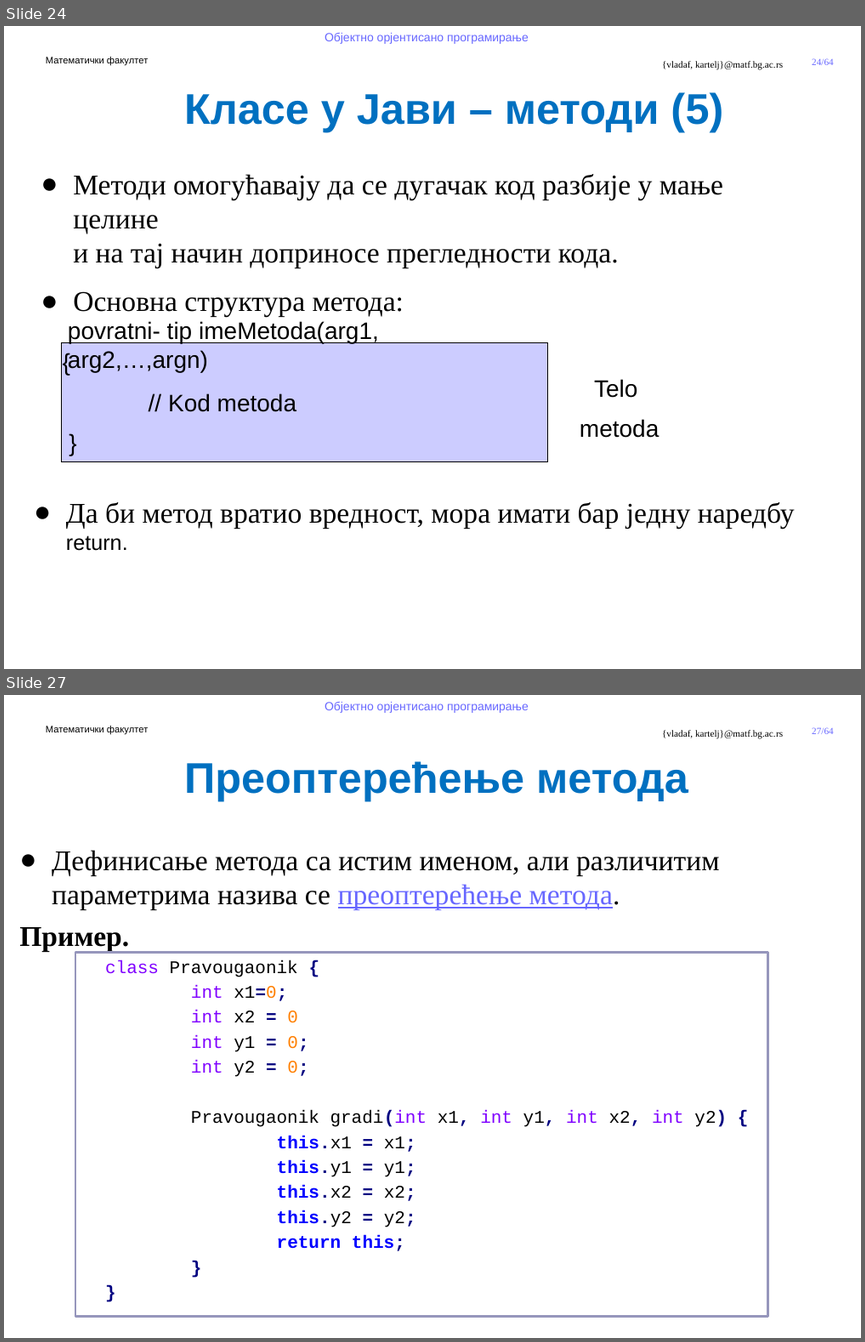
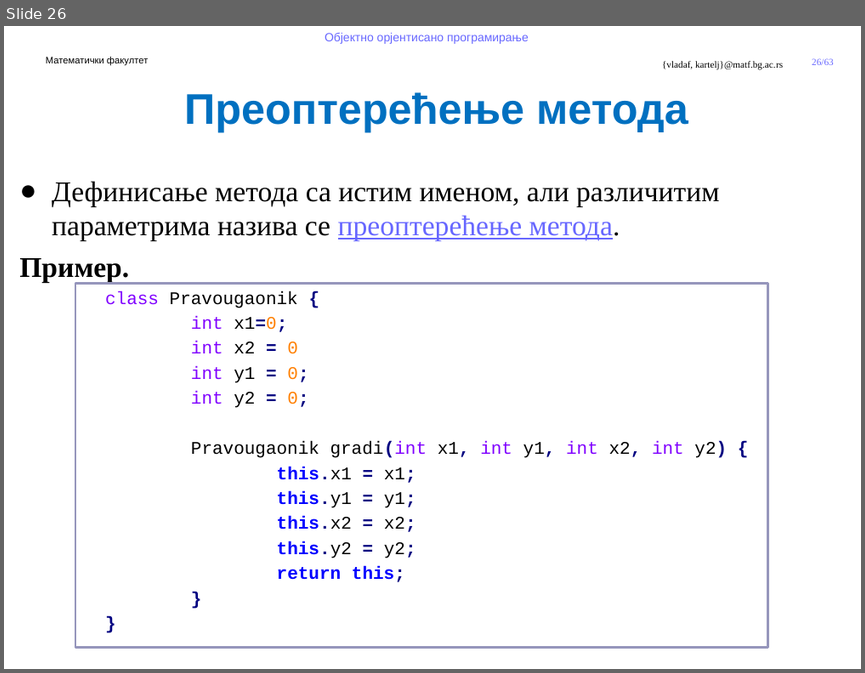
Before and after one commit to MatfOOP/OOP, a slide deck: predavanja/prezentacije/OOP9-Klase i objekti u Javi.pptx. Shown one above the other, each under a label of ours: slides 24 and 27 before the commit, slide 26 after it; the slides between them are not shown. The pictures are 865x1342 and 865x673 pixels, drawn with LibreOffice and Linux fonts; fonts in the diff are those of the drawing; background and template pictures are left out. Boxes give left, top, right and bottom in pixels: in the first picture for what was removed or moved away, otherwise in the second. Text is boxed around its words. In the diff, an @@ line names an element or a change of style, - is before the commit and + after.

```diff
--- a/predavanja/prezentacije/OOP9-Klase i objekti u Javi.pptx
+++ b/predavanja/prezentacije/OOP9-Klase i objekti u Javi.pptx
@@ slide 24 removed at box(4, 26, 861, 669), background #FFFFFF; not listed: 5 template elements that a slide beside it also shows @@
@@ text removed at box(184, 92, 723, 132) @@
-Класе у Јави – методи (5)
@@ text removed at box(73, 174, 723, 317) @@
-● Методи омогућавају да се дугачак код разбије у мање целине
-  и на тај начин доприносе прегледности кода.
-● Основна структура метода:
@@ group removed at box(62, 321, 658, 462): 3 texts, 1 rectangle @@
-Telo
-metoda
-{
-// Kod metoda
-}
-povratni- tip imeMetoda(arg1, arg2,…,argn)
@@ text removed at box(66, 502, 794, 550) @@
-● Да би метод вратио вредност, мора имати бар једну наредбу return.
@@ what was slide 27 is now slide 26 @@
@@ page number at box(812, 58, 834, 65): text changed @@
-27/64
+26/63
```
Also in this commit, not shown: 2 slides changed, 5 other files.
